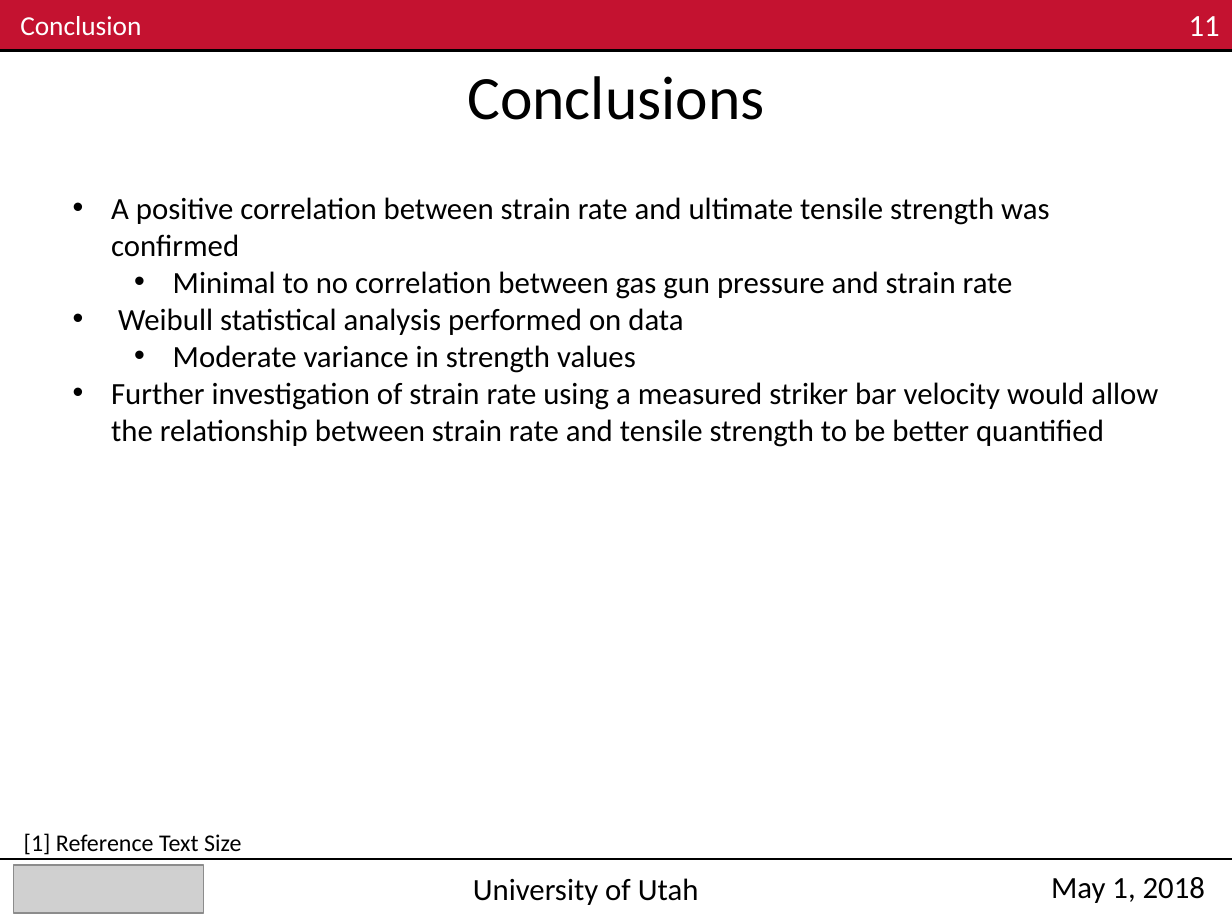
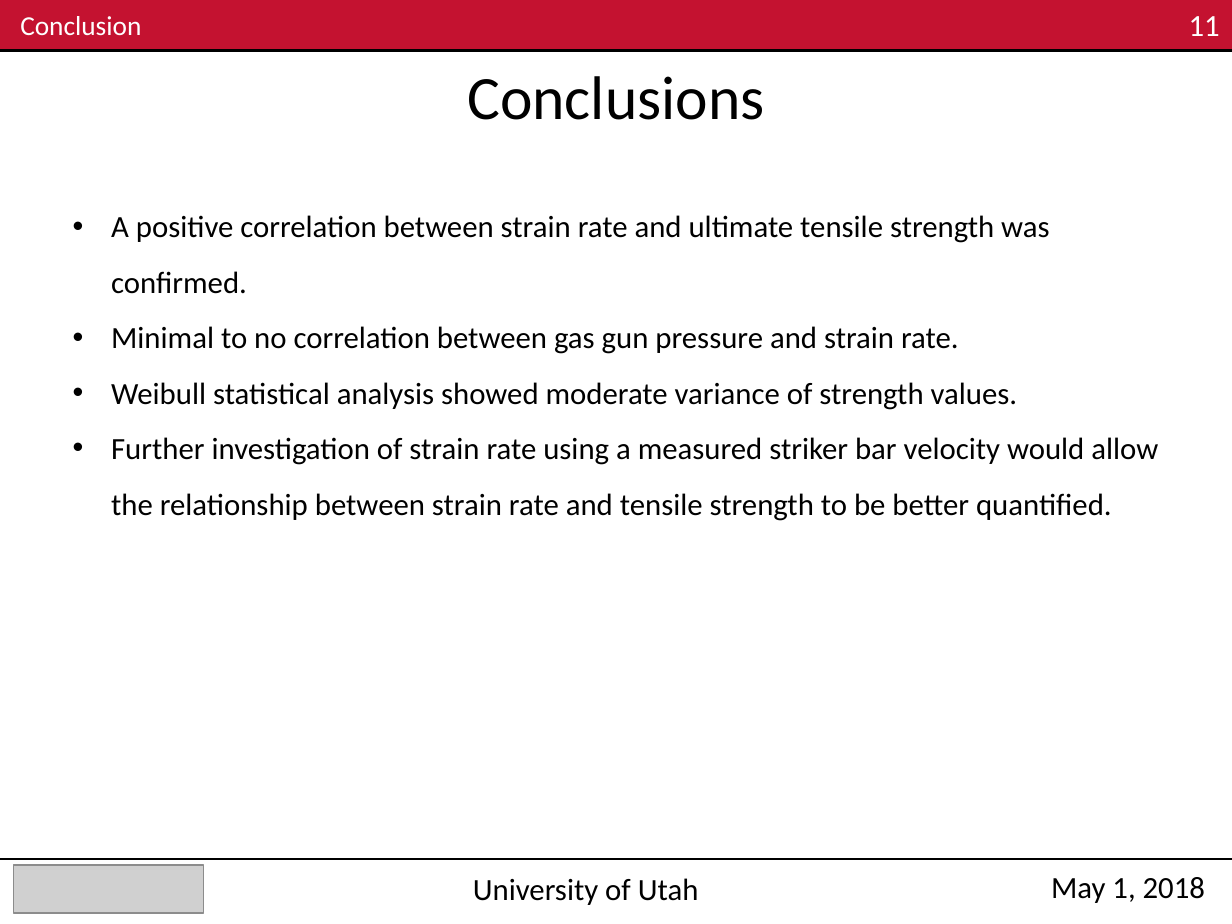
Before and after one commit to Mar-ten/PMAA_Fracture, a slide deck: slide 11 of ME EN 6960_Group4_Exp3_Nick.pptx. Drawn at 1232x924 pixels with LibreOffice and Linux fonts; fonts in the diff are those of the drawing; grey boxes stand for pictures. Boxes give left, top, right and bottom in pixels: in the first picture for what was removed or moved away, otherwise in the second. Text is boxed around its words. In the diff, an @@ line names an element or a change of style, - is before the commit and + after.

```diff
--- a/ME EN 6960_Group4_Exp3_Nick.pptx
+++ b/ME EN 6960_Group4_Exp3_Nick.pptx
@@ text at <box>111,215,1158,521</box>: text changed @@
-• A positive correlation between strain rate and ultimate tensile strength was confirmed
-  • Minimal to no correlation between gas gun pressure and strain rate
-• Weibull statistical analysis performed on data
-  • Moderate variance in strength values
-• Further investigation of strain rate using a measured striker bar velocity would allow the relationship between strain rate and tensile strength to be better quantified
+• A positive correlation between strain rate and ultimate tensile strength was confirmed.
+• Minimal to no correlation between gas gun pressure and strain rate.
+• Weibull statistical analysis showed moderate variance of strength values.
+• Further investigation of strain rate using a measured striker bar velocity would allow the relationship between strain rate and tensile strength to be better quantified.
@@ text removed at <box>24,833,241,855</box> @@
-[1] Reference Text Size
```
Also in this commit, not shown: 8 other slides changed.
